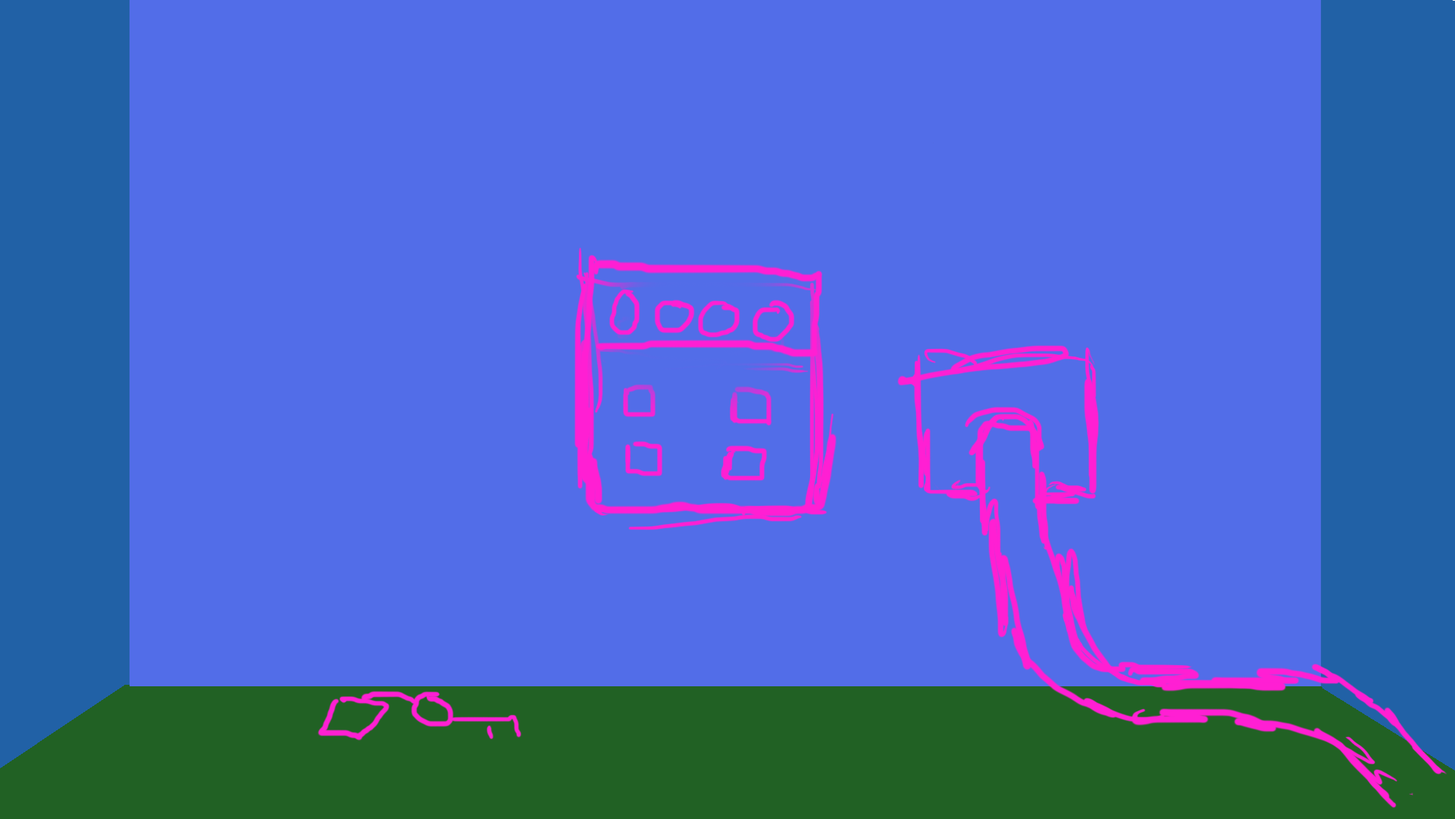
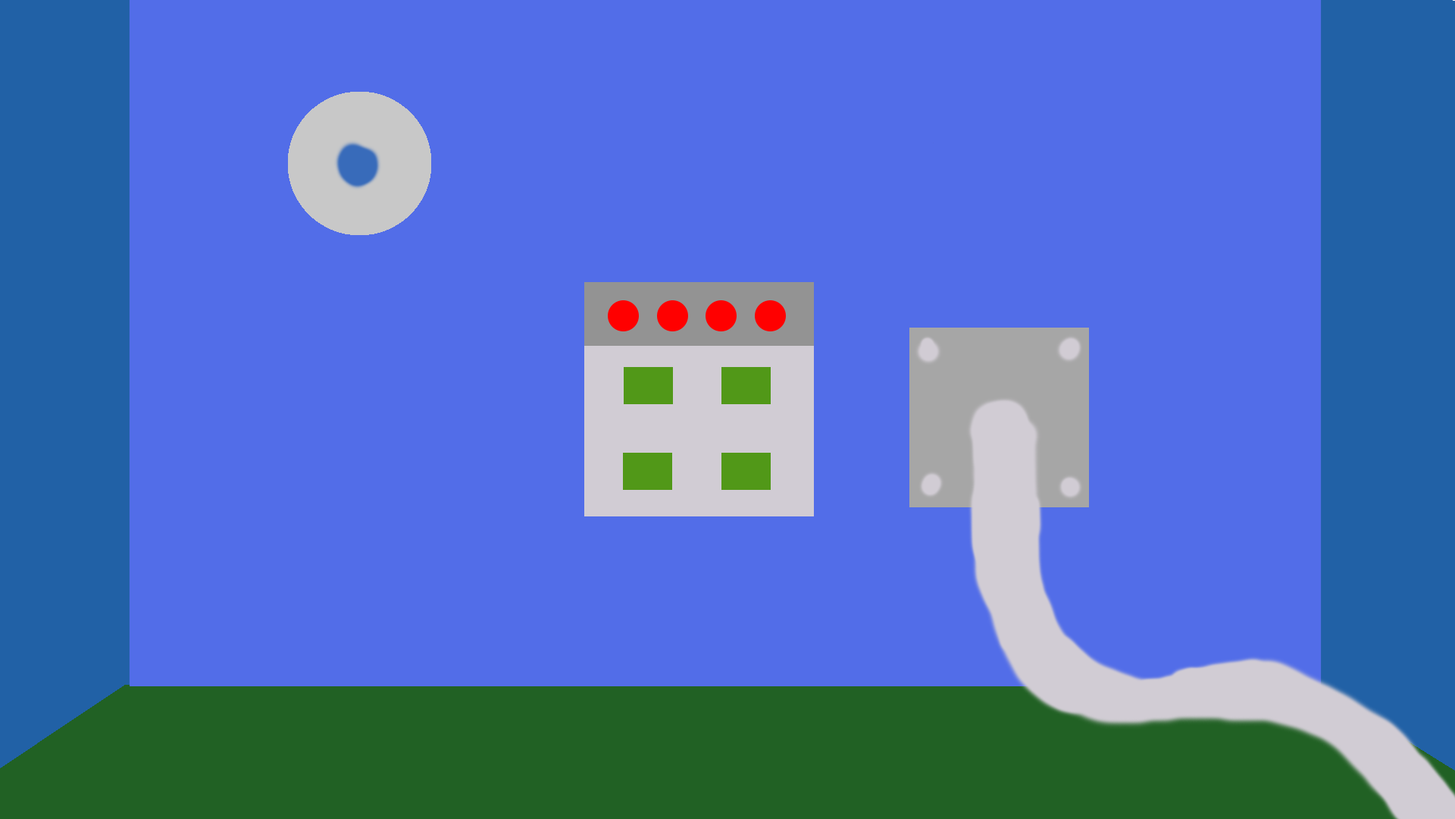
Comparing the layer stacks of the two 1455 × 819 images. Changes:
added layer "Shape 3 copy 3" above "the light on the circular object" over [721, 366, 771, 405]
added layer "the light on the circular object" above "Layer 1" over [333, 138, 383, 192]
added layer "Layer 1" above "Shape 3 copy 5" over [288, 91, 432, 235]
added layer "Shape 3 copy 5" above "Shape 3 copy 4" over [721, 452, 771, 490]
added layer "Shape 3 copy 4" above "Shape 3" over [623, 452, 673, 490]
added layer "Shape 3" above "Shape 3 copy 2" over [623, 366, 674, 405]
added layer "Shape 3 copy 2" above "Shape 3 copy" over [705, 300, 787, 332]
added layer "Shape 3 copy" above "sketch" over [607, 300, 689, 332]
hid "sketch" over [317, 247, 1448, 809]
added layer "pipe" above "Shape 2" over [964, 394, 1455, 819]
added layer "Shape 2" above "another puzzle" over [584, 281, 815, 346]
added layer "another puzzle" above "Shape 1" over [584, 345, 815, 517]
added layer "Shape 1" above "Improved copy second wall" over [909, 327, 1090, 508]
